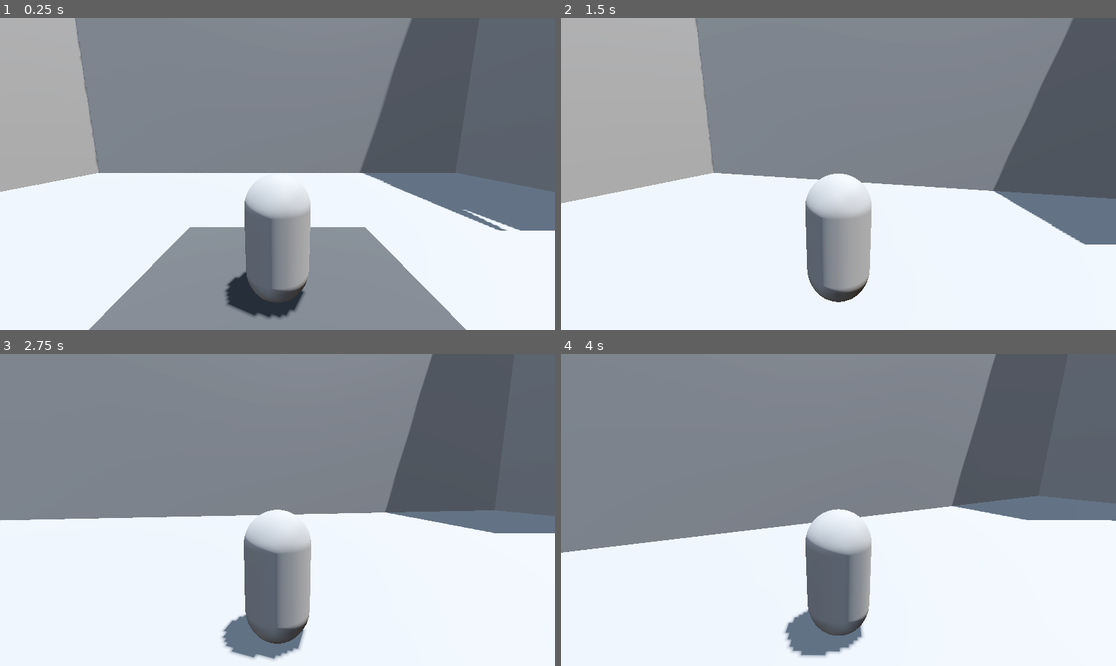
Above: before the commit, frames 1-4 (two rows, left to right).
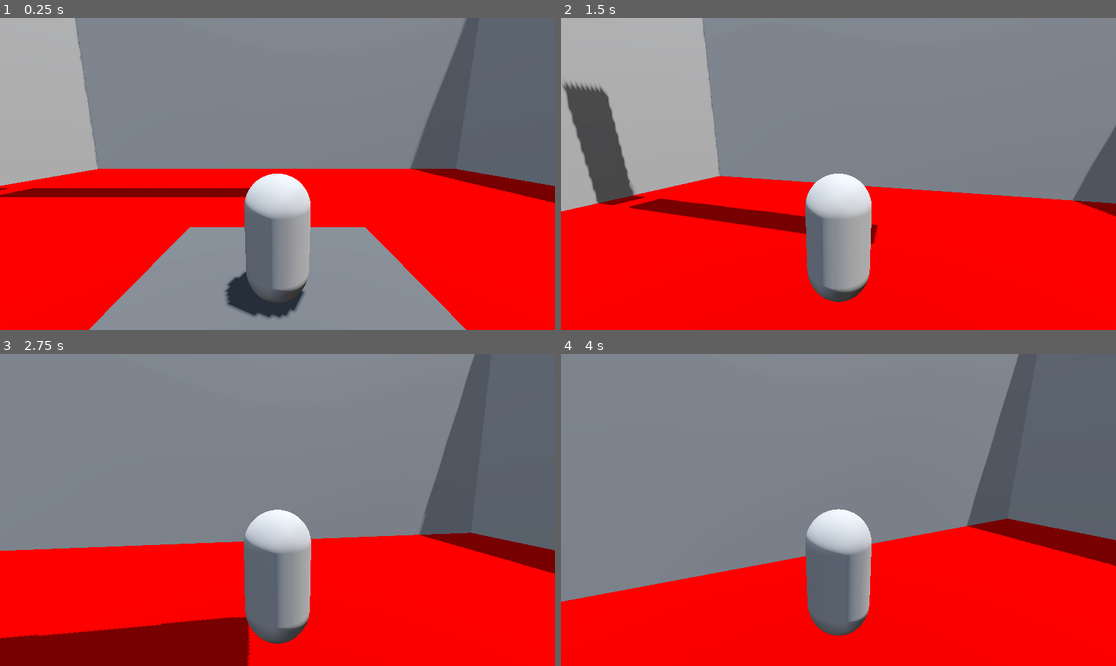
Above: after the commit, the same moments.

Repository: addyvmc20-ctrl/Addy-Mclean-Digitech
Game: Godot game, scene res://Scenes/Level.tscn
Two runs of this game, one before a commit and one after it. Both use one fixed random seed, a clock stepped at 60 frames per second and the inputs below.
Inputs (mouse positions are in pixels of both pictures, inside the frame that each line leads up to):
- Up to frame 1 (0.25 s): no input
- Up to frame 2 (1.5 s): tap Enter at 0.5 s; move the mouse to (866, 174) at 0.52 s; hold W (move_forward) from 0.53 s (still down); tap Space (jump) at 0.6, 0.77, 1.07, 1.35 s; move the mouse to (810, 174) at 1.27 s
- Up to frame 3 (2.75 s): keep holding W (move_forward); tap Space (jump) at 1.52, 1.82, 2.1 s; move the mouse to (288, 503) at 2.02 s
- Up to frame 4 (4 s): keep holding W (move_forward); move the mouse to (832, 516) at 2.77 s; tap Space (jump) at 2.85, 3.02, 3.32, 3.6, 3.77 s; move the mouse to (877, 513) at 3.52 s

The runs differ from the first frame. In frame 1, 37% of the frame differs, in the area x 0-100%, y 0-100%; in frame 2, 52%; in frame 3, 48%; in frame 4, 44%.

Commit message:
Ice platform, movement and level improvement

Diff:
--- a/Scenes/Level.tscn
+++ b/Scenes/Level.tscn
@@ -1,10 +1,14 @@
 [gd_scene format=3 uid="uid://dxxs5m3sqdbdb"]
 
 [ext_resource type="PackedScene" uid="uid://bms6hfw7gbgd3" path="res://player.tscn" id="1_0ba56"]
+[ext_resource type="Material" uid="uid://bwgyr4petrhpb" path="res://Scenes/ground.tres" id="1_tj5wv"]
 [ext_resource type="Material" uid="uid://dcv28ccxcrx3v" path="res://Scenes/stationary_platform.tres" id="2_fuudy"]
 [ext_resource type="Script" uid="uid://cc7cyghxrbnv8" path="res://Scenes/moving_platform.gd" id="2_vsvp5"]
 [ext_resource type="Material" uid="uid://cxvf4wj4uqa7y" path="res://Scenes/start_platform.tres" id="2_xylue"]
 [ext_resource type="Material" uid="uid://5fkbsb00hwn8" path="res://Scenes/moving_platform.tres" id="4_xylue"]
+[ext_resource type="PhysicsMaterial" uid="uid://budgntmc3io5f" path="res://Scenes/ice_physic_plat.tres" id="7_5rrr5"]
+[ext_resource type="Material" uid="uid://dxmyoca3sgik8" path="res://Scenes/spike_material.tres" id="7_or7tv"]
+[ext_resource type="Material" uid="uid://b8t7rvkfq6ry5" path="res://Scenes/ice_material.tres" id="8_or7tv"]
 
 [sub_resource type="ProceduralSkyMaterial" id="ProceduralSkyMaterial_2poj3"]
 sky_horizon_color = Color(0.66224277, 0.6717428, 0.6867428, 1)
@@ -19,51 +23,77 @@
 tonemap_mode = 2
 glow_enabled = true
 
-[sub_resource type="PlaneMesh" id="PlaneMesh_sfrck"]
-size = Vector2(50, 50)
-
-[sub_resource type="ConcavePolygonShape3D" id="ConcavePolygonShape3D_0ba56"]
-data = PackedVector3Array(5, 0, 5, -5, 0, 5, 5, 0, -5, -5, 0, 5, -5, 0, -5, 5, 0, -5)
+[sub_resource type="BoxMesh" id="BoxMesh_133si"]
+size = Vector3(50, 1, 50)
+
+[sub_resource type="BoxShape3D" id="BoxShape3D_esopp"]
+size = Vector3(50, 1, 50)
 
 [sub_resource type="BoxMesh" id="BoxMesh_5rrr5"]
 size = Vector3(1, 2, 1)
 
 [sub_resource type="BoxShape3D" id="BoxShape3D_or7tv"]
-size = Vector3(1, 2, 1)
+size = Vector3(5, 2, 5)
 
 [sub_resource type="BoxMesh" id="BoxMesh_tj5wv"]
-size = Vector3(1, 1, 3)
+size = Vector3(3, 1, 10)
 
 [sub_resource type="BoxShape3D" id="BoxShape3D_ienac"]
-size = Vector3(1, 1, 3)
+size = Vector3(3, 1, 10)
 
 [sub_resource type="BoxMesh" id="BoxMesh_0ba56"]
+size = Vector3(2.5, 1, 2.5)
 
 [sub_resource type="BoxShape3D" id="BoxShape3D_vsvp5"]
+size = Vector3(2.5, 1, 2.5)
+
+[sub_resource type="BoxMesh" id="BoxMesh_nrlyp"]
+size = Vector3(4, 1, 2.5)
+
+[sub_resource type="BoxShape3D" id="BoxShape3D_44tr1"]
+size = Vector3(4, 1, 2.5)
+
+[sub_resource type="BoxMesh" id="BoxMesh_bktio"]
+size = Vector3(20, 1, 2.5)
+
+[sub_resource type="BoxShape3D" id="BoxShape3D_nrlyp"]
+size = Vector3(20, 1, 2.5)
+
+[sub_resource type="BoxMesh" id="BoxMesh_fhlu0"]
+size = Vector3(10, 1, 2.5)
+
+[sub_resource type="BoxShape3D" id="BoxShape3D_bktio"]
+size = Vector3(10, 1, 2.5)
+
+[sub_resource type="BoxMesh" id="BoxMesh_b10nm"]
+size = Vector3(5, 1, 2.5)
+
+[sub_resource type="BoxShape3D" id="BoxShape3D_fhlu0"]
+size = Vector3(5, 1, 2.5)
 
 [sub_resource type="BoxMesh" id="BoxMesh_xylue"]
-size = Vector3(50, 50, 1)
+size = Vector3(50, 25, 1)
 
 [sub_resource type="BoxShape3D" id="BoxShape3D_tj5wv"]
-size = Vector3(50, 50, 1)
+size = Vector3(50, 25, 1)
 
 [sub_resource type="BoxMesh" id="BoxMesh_ienac"]
-size = Vector3(50, 50, 1)
+size = Vector3(50, 25, 1)
 
 [sub_resource type="BoxShape3D" id="BoxShape3D_5rrr5"]
-size = Vector3(50, 50, 1)
+size = Vector3(50, 25, 1)
 
 [sub_resource type="BoxMesh" id="BoxMesh_or7tv"]
-size = Vector3(1, 50, 50)
+size = Vector3(1, 25, 50)
 
 [sub_resource type="BoxShape3D" id="BoxShape3D_133si"]
-size = Vector3(1, 50, 50)
+size = Vector3(1, 25, 50)
 
 [sub_resource type="BoxMesh" id="BoxMesh_esopp"]
-size = Vector3(1, 50, 50)
+size = Vector3(1, 25, 50)
 
 [sub_resource type="BoxShape3D" id="BoxShape3D_b10nm"]
-size = Vector3(1, 50, 50)
+size = Vector3(1, 25, 50)
 
 [node name="Node3D" type="Node3D" unique_id=1603397852]
 
@@ -75,13 +105,13 @@
 shadow_enabled = true
 
 [node name="MeshInstance3D" type="MeshInstance3D" parent="." unique_id=322567446]
-mesh = SubResource("PlaneMesh_sfrck")
+mesh = SubResource("BoxMesh_133si")
+surface_material_override/0 = ExtResource("1_tj5wv")
 
 [node name="StaticBody3D" type="StaticBody3D" parent="MeshInstance3D" unique_id=1294001192]
-transform = Transform3D(5, 0, 0, 0, 1, 0, 0, 0, 5, 0, 0, 0)
 
 [node name="CollisionShape3D" type="CollisionShape3D" parent="MeshInstance3D/StaticBody3D" unique_id=1943292748]
-shape = SubResource("ConcavePolygonShape3D_0ba56")
+shape = SubResource("BoxShape3D_esopp")
 
 [node name="Player" parent="." unique_id=1333031934 instance=ExtResource("1_0ba56")]
 transform = Transform3D(1, 0, 0, 0, 1, 0, 0, 0, 1, 0, 3, 0)
@@ -97,89 +127,201 @@
 surface_material_override/0 = ExtResource("2_xylue")
 
 [node name="CollisionShape3D" type="CollisionShape3D" parent="Start" unique_id=1634042796]
-transform = Transform3D(5, 0, 0, 0, 1, 0, 0, 0, 5, 0, 0, 0)
 shape = SubResource("BoxShape3D_or7tv")
 
-[node name="Platform 3" type="StaticBody3D" parent="." unique_id=595922348]
-transform = Transform3D(0.5, 0, 0, 0, 1, 0, 0, 0, 0.5, -6.425759, 2, 10)
-
-[node name="MeshInstance3D" type="MeshInstance3D" parent="Platform 3" unique_id=1136643951]
-transform = Transform3D(5, 0, 0, 0, 1, 0, 0, 0, 5, 0, 0, -5)
+[node name="Platform 2" type="StaticBody3D" parent="." unique_id=595922348]
+transform = Transform3D(1, 0, 0, 0, 1, 0, 0, 0, 1, -6.426, 2, 12)
+
+[node name="MeshInstance3D" type="MeshInstance3D" parent="Platform 2" unique_id=1136643951]
+transform = Transform3D(1, 0, 0, 0, 1, 0, 0, 0, 1, 0, 0, -5)
 mesh = SubResource("BoxMesh_tj5wv")
 surface_material_override/0 = ExtResource("2_fuudy")
 
-[node name="CollisionShape3D" type="CollisionShape3D" parent="Platform 3" unique_id=410203954]
-transform = Transform3D(5, 0, 0, 0, 1, 0, 0, 0, 5, 0, 0, -5)
+[node name="CollisionShape3D" type="CollisionShape3D" parent="Platform 2" unique_id=410203954]
+transform = Transform3D(1, 0, 0, 0, 1, 0, 0, 0, 1, 0, 0, -5)
 shape = SubResource("BoxShape3D_ienac")
 
-[node name="Platform 2" type="StaticBody3D" parent="." unique_id=453392878]
-transform = Transform3D(0.5, 0, 0, 0, 1, 0, 0, 0, 0.5, -0.6230726, 3, 14.248783)
-
-[node name="MeshInstance3D" type="MeshInstance3D" parent="Platform 2" unique_id=125334914]
-transform = Transform3D(5, 0, 0, 0, 1, 0, 0, 0, 5, 0, 0, 0)
-mesh = SubResource("BoxMesh_0ba56")
-surface_material_override/0 = ExtResource("2_fuudy")
-
-[node name="CollisionShape3D" type="CollisionShape3D" parent="Platform 2" unique_id=407652869]
-transform = Transform3D(5, 0, 0, 0, 1, 0, 0, 0, 5, 0, 0, 0)
+[node name="Platform 3" type="StaticBody3D" parent="." unique_id=453392878]
+transform = Transform3D(1, 0, 0, 0, 1, 0, 0, 0, 1, -0.6230726, 3, 14.248783)
+
+[node name="MeshInstance3D" type="MeshInstance3D" parent="Platform 3" unique_id=125334914]
+mesh = SubResource("BoxMesh_0ba56")
+surface_material_override/0 = ExtResource("2_fuudy")
+
+[node name="CollisionShape3D" type="CollisionShape3D" parent="Platform 3" unique_id=407652869]
 shape = SubResource("BoxShape3D_vsvp5")
 
 [node name="Platform 4" type="StaticBody3D" parent="." unique_id=109525333]
-transform = Transform3D(0.5, 0, 0, 0, 1, 0, 0, 0, 0.5, 7.126313, 3, 17.956697)
+transform = Transform3D(1, 0, 0, 0, 1, 0, 0, 0, 1, 7.126313, 3, 17.956697)
 
 [node name="MeshInstance3D" type="MeshInstance3D" parent="Platform 4" unique_id=1943238979]
-transform = Transform3D(5, 0, 0, 0, 1, 0, 0, 0, 5, 0, 0, 0)
 mesh = SubResource("BoxMesh_0ba56")
 surface_material_override/0 = ExtResource("2_fuudy")
 
 [node name="CollisionShape3D" type="CollisionShape3D" parent="Platform 4" unique_id=1669404586]
-transform = Transform3D(5, 0, 0, 0, 1, 0, 0, 0, 5, 0, 0, 0)
 shape = SubResource("BoxShape3D_vsvp5")
 
 [node name="Platform mv_left_right" type="AnimatableBody3D" parent="." unique_id=668248187]
-transform = Transform3D(0.5, 0, 0, 0, 1, 0, 0, 0, 0.5, 14.309467, 3, 18.18565)
+transform = Transform3D(1, 0, 0, 0, 1, 0, 0, 0, 1, 14.309467, 3, 18.18565)
 script = ExtResource("2_vsvp5")
 move_speed = 3.0
 move_axis = Vector3(0, 0, 1)
 
 [node name="MeshInstance3D" type="MeshInstance3D" parent="Platform mv_left_right" unique_id=667577430]
-transform = Transform3D(5, 0, 0, 0, 1, 0, 0, 0, 5, 0, 0, 0)
 mesh = SubResource("BoxMesh_0ba56")
 surface_material_override/0 = ExtResource("4_xylue")
 
 [node name="CollisionShape3D" type="CollisionShape3D" parent="Platform mv_left_right" unique_id=284932518]
-transform = Transform3D(5, 0, 0, 0, 1, 0, 0, 0, 5, 0, 0, 0)
-shape = SubResource("BoxShape3D_vsvp5")
+shape = SubResource("BoxShape3D_vsvp5")
+
+[node name="Platform 6" type="StaticBody3D" parent="." unique_id=1870851084]
+transform = Transform3D(1, 0, 0, 0, 1, 0, 0, 0, 1, 20, 4, 6)
+
+[node name="MeshInstance3D" type="MeshInstance3D" parent="Platform 6" unique_id=2060117682]
+mesh = SubResource("BoxMesh_0ba56")
+surface_material_override/0 = ExtResource("2_fuudy")
+
+[node name="CollisionShape3D" type="CollisionShape3D" parent="Platform 6" unique_id=1620839363]
+shape = SubResource("BoxShape3D_vsvp5")
+
+[node name="Platform 8" type="StaticBody3D" parent="." unique_id=1502193811]
+transform = Transform3D(1, 0, 0, 0, 1, 0, 0, 0, 1, -20, 14, -1)
+
+[node name="MeshInstance3D" type="MeshInstance3D" parent="Platform 8" unique_id=1613077793]
+mesh = SubResource("BoxMesh_0ba56")
+surface_material_override/0 = ExtResource("2_fuudy")
+
+[node name="CollisionShape3D" type="CollisionShape3D" parent="Platform 8" unique_id=22769847]
+shape = SubResource("BoxShape3D_vsvp5")
+
+[node name="Platform 9" type="StaticBody3D" parent="." unique_id=344642877]
+transform = Transform3D(1, 0, 0, 0, 1, 0, 0, 0, 1, -20, 16, -6)
+
+[node name="MeshInstance3D" type="MeshInstance3D" parent="Platform 9" unique_id=632904585]
+mesh = SubResource("BoxMesh_0ba56")
+surface_material_override/0 = ExtResource("2_fuudy")
+
+[node name="CollisionShape3D" type="CollisionShape3D" parent="Platform 9" unique_id=478979143]
+shape = SubResource("BoxShape3D_vsvp5")
+
+[node name="Platform 10" type="StaticBody3D" parent="." unique_id=1575763009]
+transform = Transform3D(1, 0, 0, 0, 1, 0, 0, 0, 1, -19.25, 18, -11)
+
+[node name="MeshInstance3D" type="MeshInstance3D" parent="Platform 10" unique_id=1060388970]
+mesh = SubResource("BoxMesh_nrlyp")
+surface_material_override/0 = ExtResource("2_fuudy")
+
+[node name="CollisionShape3D" type="CollisionShape3D" parent="Platform 10" unique_id=977727117]
+shape = SubResource("BoxShape3D_44tr1")
+
+[node name="Spike1" type="StaticBody3D" parent="." unique_id=446212449 groups=["spike"]]
+transform = Transform3D(1, 0, 0, 0, 1, 0, 0, 0, 1, -13.746, 19, -11)
+
+[node name="MeshInstance3D" type="MeshInstance3D" parent="Spike1" unique_id=1050699201]
+mesh = SubResource("BoxMesh_0ba56")
+surface_material_override/0 = ExtResource("7_or7tv")
+
+[node name="CollisionShape3D" type="CollisionShape3D" parent="Spike1" unique_id=1916814857]
+shape = SubResource("BoxShape3D_vsvp5")
+
+[node name="Spike2" type="StaticBody3D" parent="." unique_id=1154673510 groups=["spike"]]
+transform = Transform3D(1, 0, 0, 0, 1, 0, 0, 0, 1, -8.7, 19, -11)
+
+[node name="MeshInstance3D" type="MeshInstance3D" parent="Spike2" unique_id=1064061405]
+mesh = SubResource("BoxMesh_0ba56")
+surface_material_override/0 = ExtResource("7_or7tv")
+
+[node name="CollisionShape3D" type="CollisionShape3D" parent="Spike2" unique_id=1065861213]
+shape = SubResource("BoxShape3D_vsvp5")
+
+[node name="Spike3" type="StaticBody3D" parent="." unique_id=2001209654 groups=["spike"]]
+transform = Transform3D(1, 0, 0, 0, 1, 0, 0, 0, 1, -2.7, 19, -11)
+
+[node name="MeshInstance3D" type="MeshInstance3D" parent="Spike3" unique_id=59905341]
+mesh = SubResource("BoxMesh_0ba56")
+surface_material_override/0 = ExtResource("7_or7tv")
+
+[node name="CollisionShape3D" type="CollisionShape3D" parent="Spike3" unique_id=1157887749]
+shape = SubResource("BoxShape3D_vsvp5")
+
+[node name="Spike4" type="StaticBody3D" parent="." unique_id=1646401460 groups=["spike"]]
+transform = Transform3D(1, 0, 0, 0, 1, 0, 0, 0, 1, 3.7, 19, -11)
+
+[node name="MeshInstance3D" type="MeshInstance3D" parent="Spike4" unique_id=978076307]
+mesh = SubResource("BoxMesh_0ba56")
+surface_material_override/0 = ExtResource("7_or7tv")
+
+[node name="CollisionShape3D" type="CollisionShape3D" parent="Spike4" unique_id=322991303]
+shape = SubResource("BoxShape3D_vsvp5")
+
+[node name="Platform 11" type="StaticBody3D" parent="." unique_id=1027915744]
+transform = Transform3D(1, 0, 0, 0, 1, 0, 0, 0, 1, -5, 18, -11)
+
+[node name="MeshInstance3D" type="MeshInstance3D" parent="Platform 11" unique_id=2032479380]
+mesh = SubResource("BoxMesh_bktio")
+surface_material_override/0 = ExtResource("2_fuudy")
+
+[node name="CollisionShape3D" type="CollisionShape3D" parent="Platform 11" unique_id=1583933206]
+shape = SubResource("BoxShape3D_nrlyp")
 
 [node name="Platform mv_up_down" type="AnimatableBody3D" parent="." unique_id=527440395]
-transform = Transform3D(0.5, 0, 0, 0, 1, 0, 0, 0, 0.5, 20, 4, 2)
+transform = Transform3D(1, 0, 0, 0, 1, 0, 0, 0, 1, 20, 4, 2)
 script = ExtResource("2_vsvp5")
-move_distance = 5.0
+move_speed = 3.0
 move_axis = Vector3(0, -1, 0)
 
 [node name="MeshInstance3D" type="MeshInstance3D" parent="Platform mv_up_down" unique_id=314496654]
-transform = Transform3D(5, 0, 0, 0, 1, 0, 0, 0, 5, 0, 0, 0)
 mesh = SubResource("BoxMesh_0ba56")
 surface_material_override/0 = ExtResource("4_xylue")
 
 [node name="CollisionShape3D" type="CollisionShape3D" parent="Platform mv_up_down" unique_id=1652351700]
-transform = Transform3D(5, 0, 0, 0, 1, 0, 0, 0, 5, 0, 0, 0)
-shape = SubResource("BoxShape3D_vsvp5")
-
-[node name="Platform 6" type="StaticBody3D" parent="." unique_id=1870851084]
-transform = Transform3D(0.5, 0, 0, 0, 1, 0, 0, 0, 0.5, 20, 4, 6)
-
-[node name="MeshInstance3D" type="MeshInstance3D" parent="Platform 6" unique_id=2060117682]
-transform = Transform3D(5, 0, 0, 0, 1, 0, 0, 0, 5, 0, 0, 0)
-mesh = SubResource("BoxMesh_0ba56")
-surface_material_override/0 = ExtResource("2_fuudy")
-
-[node name="CollisionShape3D" type="CollisionShape3D" parent="Platform 6" unique_id=1620839363]
-transform = Transform3D(5, 0, 0, 0, 1, 0, 0, 0, 5, 0, 0, 0)
-shape = SubResource("BoxShape3D_vsvp5")
+shape = SubResource("BoxShape3D_vsvp5")
+
+[node name="Platform 7" type="StaticBody3D" parent="." unique_id=1096046845]
+transform = Transform3D(1, 0, 0, 0, 1, 0, 0, 0, 1, 20, 14, -1)
+
+[node name="MeshInstance3D" type="MeshInstance3D" parent="Platform 7" unique_id=1909306833]
+mesh = SubResource("BoxMesh_0ba56")
+surface_material_override/0 = ExtResource("2_fuudy")
+
+[node name="CollisionShape3D" type="CollisionShape3D" parent="Platform 7" unique_id=1794297329]
+shape = SubResource("BoxShape3D_vsvp5")
+
+[node name="Ice" type="StaticBody3D" parent="." unique_id=1993572982 groups=["ice"]]
+transform = Transform3D(1, 0, 0, 0, 1, 0, 0, 0, 1, 12, 14, -1)
+physics_material_override = ExtResource("7_5rrr5")
+
+[node name="MeshInstance3D" type="MeshInstance3D" parent="Ice" unique_id=1861160911]
+mesh = SubResource("BoxMesh_fhlu0")
+surface_material_override/0 = ExtResource("8_or7tv")
+
+[node name="CollisionShape3D" type="CollisionShape3D" parent="Ice" unique_id=105645134]
+shape = SubResource("BoxShape3D_bktio")
+
+[node name="Ice3" type="StaticBody3D" parent="." unique_id=304619610 groups=["ice"]]
+transform = Transform3D(1, 0, 0, 0, 1, 0, 0, 0, 1, -2, 14, -1)
+physics_material_override = ExtResource("7_5rrr5")
+
+[node name="MeshInstance3D" type="MeshInstance3D" parent="Ice3" unique_id=607423002]
+mesh = SubResource("BoxMesh_b10nm")
+surface_material_override/0 = ExtResource("8_or7tv")
+
+[node name="CollisionShape3D" type="CollisionShape3D" parent="Ice3" unique_id=1249653720]
+shape = SubResource("BoxShape3D_fhlu0")
+
+[node name="Ice4" type="StaticBody3D" parent="." unique_id=639276478 groups=["ice"]]
+transform = Transform3D(1, 0, 0, 0, 1, 0, 0, 0, 1, -10, 14, -1)
+physics_material_override = ExtResource("7_5rrr5")
+
+[node name="MeshInstance3D" type="MeshInstance3D" parent="Ice4" unique_id=1084758688]
+mesh = SubResource("BoxMesh_b10nm")
+surface_material_override/0 = ExtResource("8_or7tv")
+
+[node name="CollisionShape3D" type="CollisionShape3D" parent="Ice4" unique_id=715211167]
+shape = SubResource("BoxShape3D_fhlu0")
 
 [node name="Wall_Front" type="StaticBody3D" parent="." unique_id=1664861459]
-transform = Transform3D(1, 0, 0, 0, 1, 0, 0, 0, 1, 0, 24, 24)
+transform = Transform3D(1, 0, 0, 0, 1, 0, 0, 0, 1, 0, 12, 24)
 
 [node name="MeshInstance3D" type="MeshInstance3D" parent="Wall_Front" unique_id=1518740365]
 mesh = SubResource("BoxMesh_xylue")
@@ -188,7 +330,7 @@
 shape = SubResource("BoxShape3D_tj5wv")
 
 [node name="Wall_Back" type="StaticBody3D" parent="." unique_id=2055260077]
-transform = Transform3D(1, 0, 0, 0, 1, 0, 0, 0, 1, 0, 24, -24)
+transform = Transform3D(1, 0, 0, 0, 1, 0, 0, 0, 1, 0, 12, -24)
 
 [node name="MeshInstance3D" type="MeshInstance3D" parent="Wall_Back" unique_id=649781847]
 mesh = SubResource("BoxMesh_ienac")
@@ -197,7 +339,7 @@
 shape = SubResource("BoxShape3D_5rrr5")
 
 [node name="Wall_Left" type="StaticBody3D" parent="." unique_id=1172391990]
-transform = Transform3D(1, 0, 0, 0, 1, 0, 0, 0, 1, 24, 24, 0)
+transform = Transform3D(1, 0, 0, 0, 1, 0, 0, 0, 1, 24, 12, 0)
 
 [node name="MeshInstance3D" type="MeshInstance3D" parent="Wall_Left" unique_id=1374013374]
 mesh = SubResource("BoxMesh_or7tv")
@@ -206,7 +348,7 @@
 shape = SubResource("BoxShape3D_133si")
 
 [node name="Wall_Right" type="StaticBody3D" parent="." unique_id=1754186948]
-transform = Transform3D(1, 0, 0, 0, 1, 0, 0, 0, 1, -24.087566, 24, 0)
+transform = Transform3D(1, 0, 0, 0, 1, 0, 0, 0, 1, -24.088, 12, 0)
 
 [node name="MeshInstance3D" type="MeshInstance3D" parent="Wall_Right" unique_id=1165263743]
 mesh = SubResource("BoxMesh_esopp")
--- /dev/null
+++ b/Scenes/ground.tres
@@ -0,0 +1,5 @@
+[gd_resource type="StandardMaterial3D" format=3 uid="uid://bwgyr4petrhpb"]
+
+[resource]
+albedo_color = Color(1, 0, 0, 1)
+metallic = 1.0
--- /dev/null
+++ b/Scenes/ice_material.tres
@@ -0,0 +1,8 @@
+[gd_resource type="StandardMaterial3D" format=3 uid="uid://b8t7rvkfq6ry5"]
+
+[resource]
+albedo_color = Color(0.45896244, 0.992294, 0.9999996, 1)
+clearcoat_enabled = true
+clearcoat_roughness = 1.0
+refraction_enabled = true
+refraction_scale = 1.0
--- /dev/null
+++ b/Scenes/ice_physic_plat.tres
@@ -0,0 +1,4 @@
+[gd_resource type="PhysicsMaterial" format=3 uid="uid://budgntmc3io5f"]
+
+[resource]
+friction = 0.11
--- /dev/null
+++ b/Scenes/spike_material.tres
@@ -0,0 +1,4 @@
+[gd_resource type="StandardMaterial3D" format=3 uid="uid://dxmyoca3sgik8"]
+
+[resource]
+albedo_color = Color(0.15127608, 0.15127608, 0.15127608, 1)
--- a/player.gd
+++ b/player.gd
@@ -5,8 +5,12 @@
 var pitch_input := 0.0
 
 @export var jump_force := 12.0
+@export var move_force := 1200.0
+@export var air_move_force := 500.0
+@export var air_damp := 1.0
 
 var can_jump := false
+var touching_ice := false
 
 @onready var twist_pivot := $TwistPivot
 @onready var pitch_pivot := $TwistPivot/PitchPivot
@@ -19,11 +23,27 @@
 	input.x = Input.get_axis("move_left", "move_right")
 	input.z = Input.get_axis("move_forward", "move_back")
 
-	apply_central_force(twist_pivot.basis * input * 1200.0 * delta)
+	if touching_ice:
+		linear_damp = 0.1
+	elif can_jump:
+		linear_damp = 3.0
+	else:
+		linear_damp = air_damp
+
+	var current_move_force := move_force
+
+	if not can_jump:
+		current_move_force = air_move_force
+
+	apply_central_force(twist_pivot.basis * input * current_move_force * delta)
 
 	twist_pivot.rotate_y(twist_input)
 	pitch_pivot.rotate_x(pitch_input)
-	pitch_pivot.rotation.x = clamp(pitch_pivot.rotation.x, deg_to_rad(-30), deg_to_rad(30))
+	pitch_pivot.rotation.x = clamp(
+		pitch_pivot.rotation.x,
+		deg_to_rad(-30),
+		deg_to_rad(30)
+	)
 
 	twist_input = 0.0
 	pitch_input = 0.0
@@ -43,10 +63,14 @@
 
 func _integrate_forces(state):
 	can_jump = false
+	touching_ice = false
 
 	for i in range(state.get_contact_count()):
 		var normal = state.get_contact_local_normal(i)
+		var body = state.get_contact_collider_object(i)
 
 		if normal.dot(Vector3.UP) > 0.7:
 			can_jump = true
-			break
+
+			if body != null and body.is_in_group("ice"):
+				touching_ice = true
--- a/project.godot
+++ b/project.godot
@@ -10,7 +10,7 @@
 
 [application]
 
-config/name="Digitech Game Name"
+config/name="Digitech Platformer Game"
 run/main_scene="uid://dxxs5m3sqdbdb"
 config/features=PackedStringArray("4.6", "Forward Plus")
 config/icon="res://icon.svg"
@@ -20,6 +20,11 @@
 window/size/viewport_width=1920
 window/size/viewport_height=1080
 window/size/mode=2
+
+[global_group]
+
+ice="Ice group"
+spike=""
 
 [input]
 
